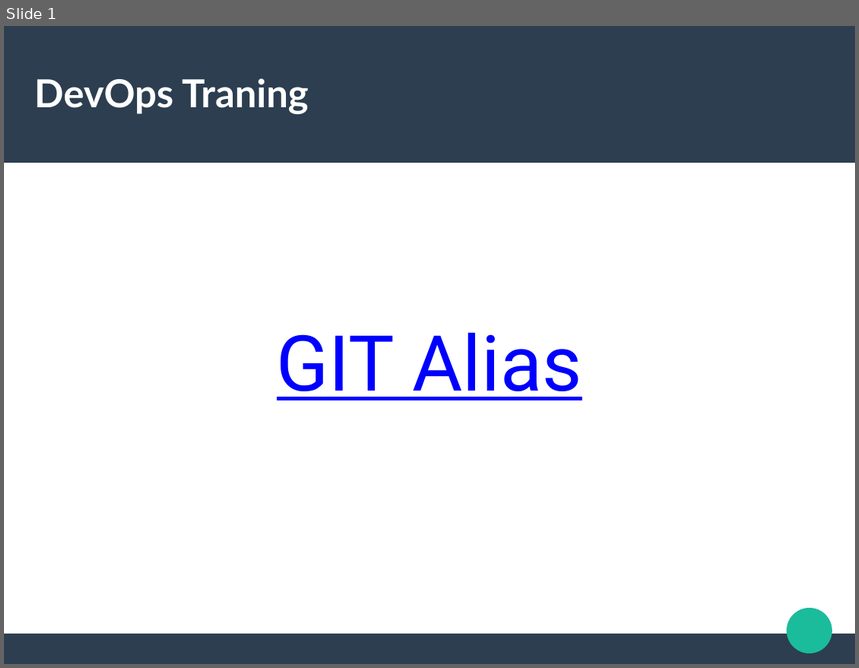
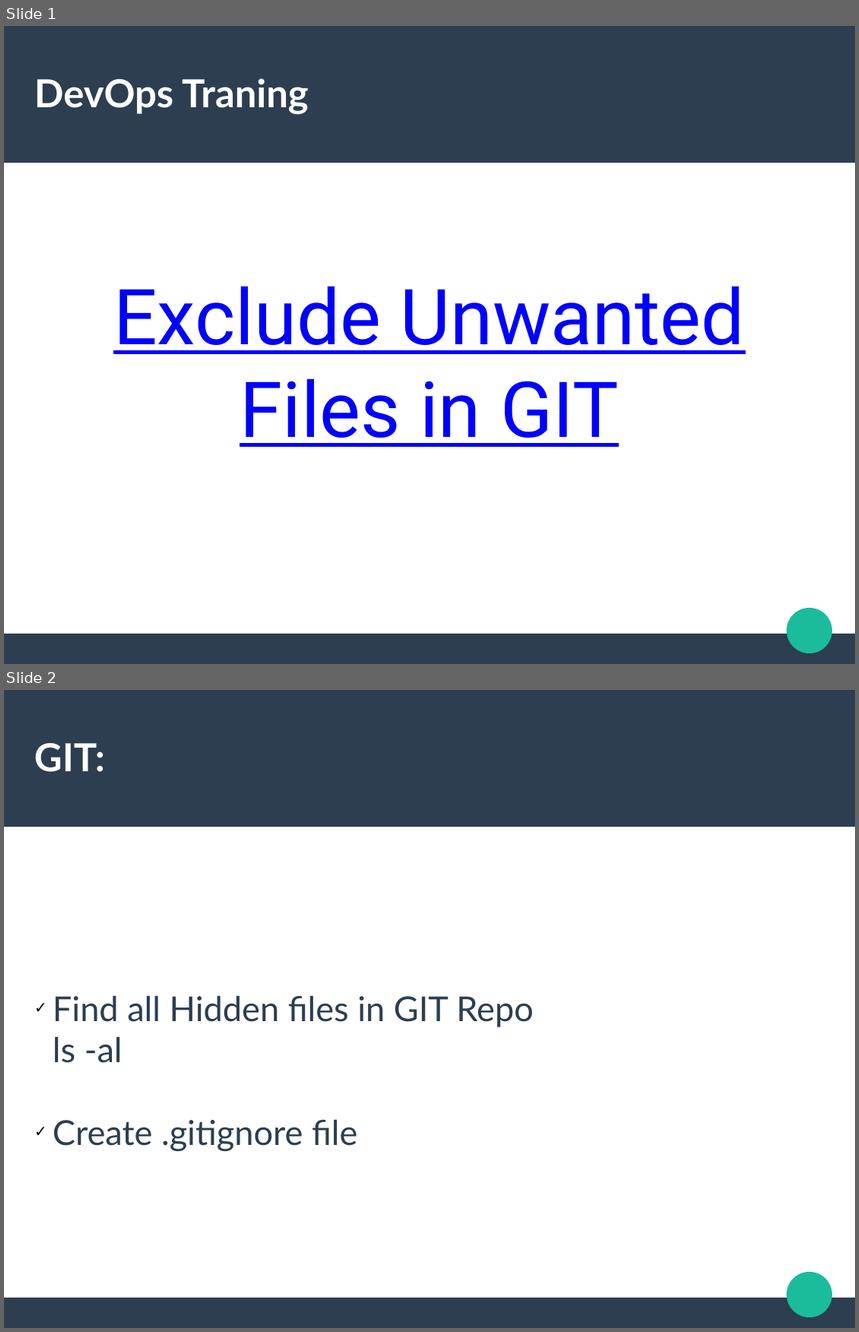
Before and after one commit to anshulc55/git-gitHub, a slide deck: Git Commands/Avoid Unwanted Files.odp. Shown one above the other, each under a label of ours: slide 1 before the commit, slides 1 and 2 after it. The pictures are 859x668 and 859x1332 pixels, drawn with LibreOffice and Linux fonts; fonts in the diff are those of the drawing. Boxes give left, top, right and bottom in pixels: in the first picture for what was removed or moved away, otherwise in the second. Text is boxed around its words. In the diff, an @@ line names an element or a change of style, - is before the commit and + after.

```diff
--- a/Git Commands/Avoid Unwanted Files.odp
+++ b/Git Commands/Avoid Unwanted Files.odp
@@ slide 2 added at (4,690,855,1328), background #FFFFFF; not listed: 3 template elements that a slide beside it also shows @@
@@ title added at (34,743,105,772), 36 pt, text #FFFFFF, bold @@
+GIT:
@@ subtitle added at (53,996,534,1152), 32 pt, text #2C3E50 @@
+✓ Find all Hidden files in GIT Repo
+  ls -al
+✓ Create .gitignore file
@@ slide 1 changed as well @@
@@ subtitle at (113,286,745,447): text changed @@
-GIT Alias
+Exclude Unwanted Files in GIT
```
Also in this commit, not shown: 1 other slide changed, 1 other slide added, 1 slide removed, 3 other files.
